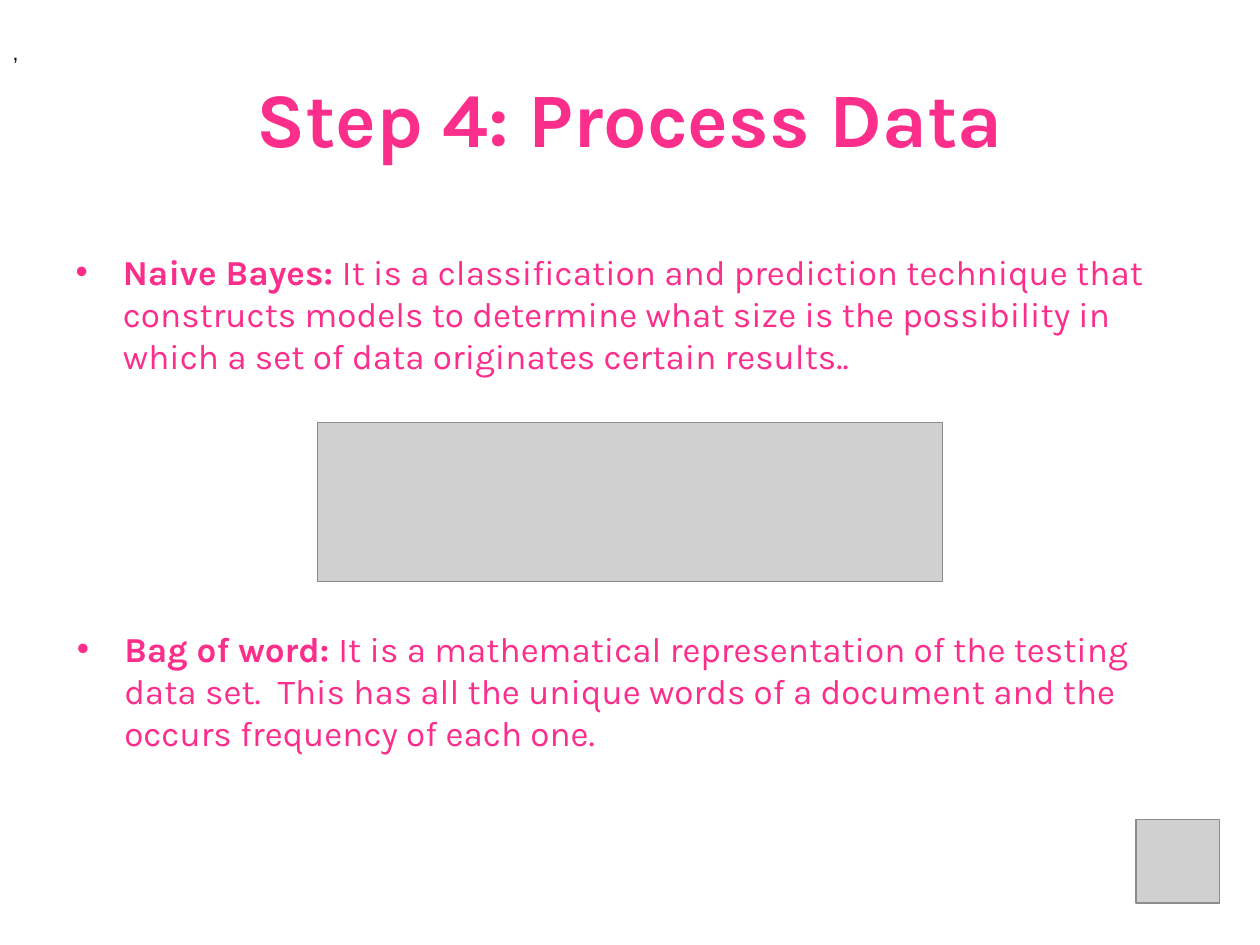
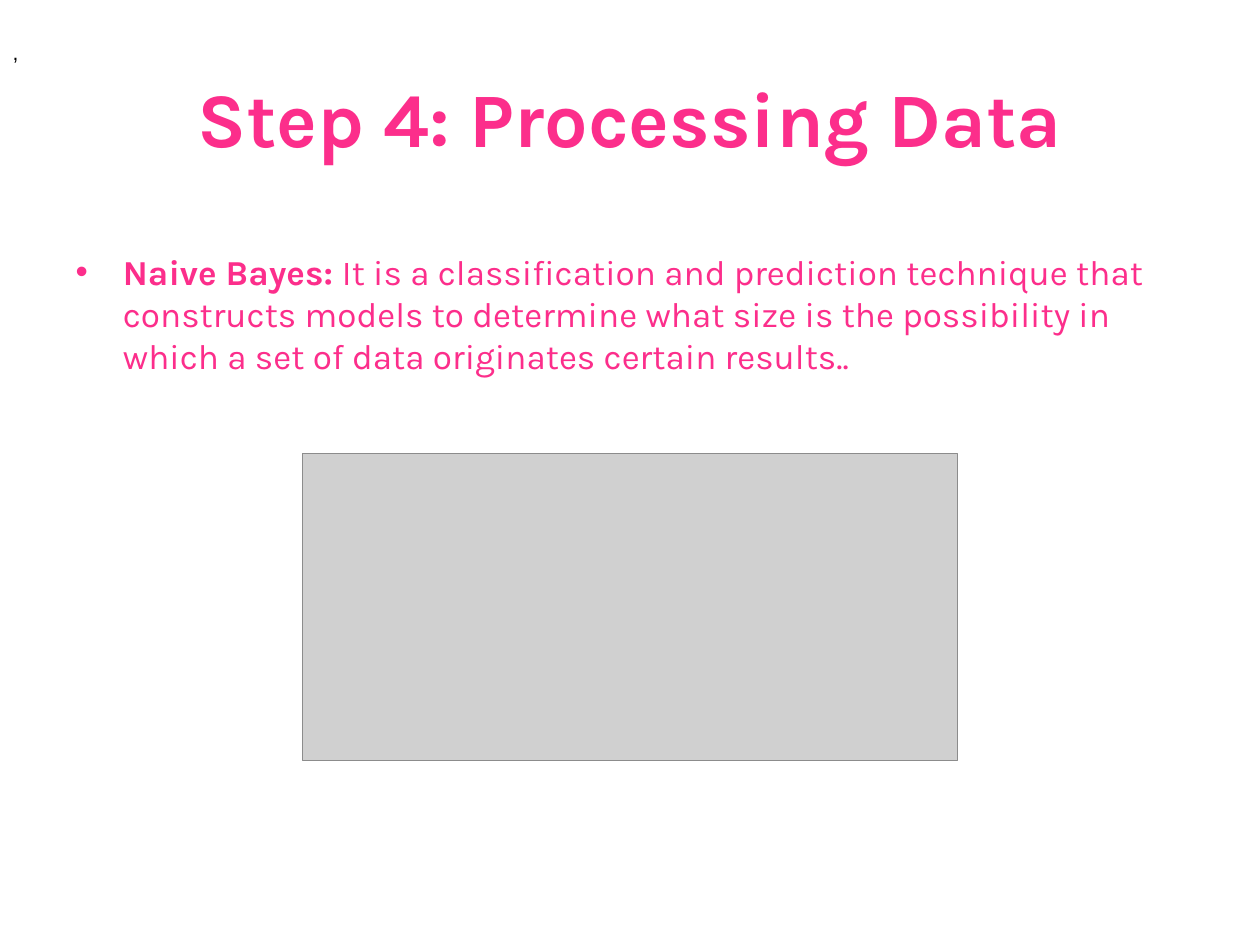
Before and after one commit to ALandazabal/Analisis-de-Sentimiento--Talk, a slide deck: slide 23 of Angelica Landazabal - PyConCo2020.pptx (slide 22 before the commit). Drawn at 1260x945 pixels with LibreOffice and Linux fonts; fonts in the diff are those of the drawing; grey boxes stand for pictures. Boxes give left, top, right and bottom in pixels: in the first picture for what was removed or moved away, otherwise in the second. Text is boxed around its words. In the diff, an @@ line names an element or a change of style, - is before the commit and + after.

```diff
--- a/Angelica Landazabal - PyConCo2020.pptx
+++ b/Angelica Landazabal - PyConCo2020.pptx
@@ title at (197, 92, 1061, 165): text changed @@
-Step 4: Process Data
+Step 4: Processing Data
@@ picture removed at (318, 423, 942, 582) @@
@@ picture added at (302, 454, 958, 761) @@
@@ text removed at (124, 637, 1128, 755) @@
-• Bag of word: It is a mathematical representation of the testing data set. This has all the unique words of a document and the occurs frequency of each one.
@@ picture removed at (1137, 820, 1220, 903) @@
```
Also in this commit, not shown: 7 other slides changed, 3 slides added, 4 other files.
